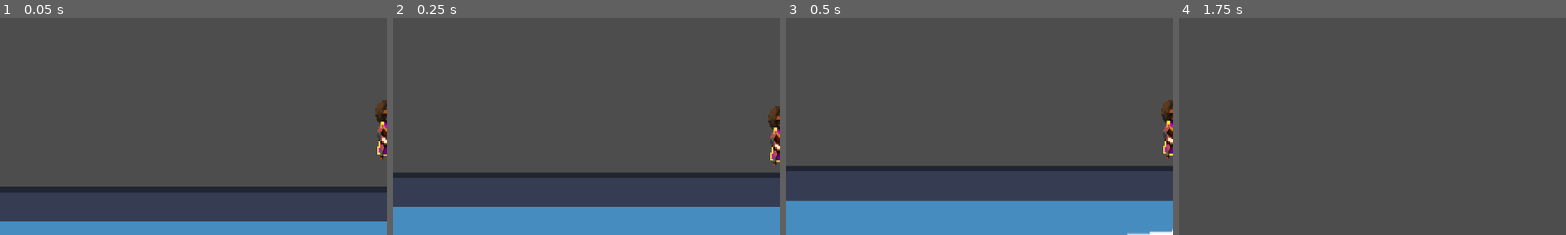
Above: before the commit, frames 1-4 (left to right).
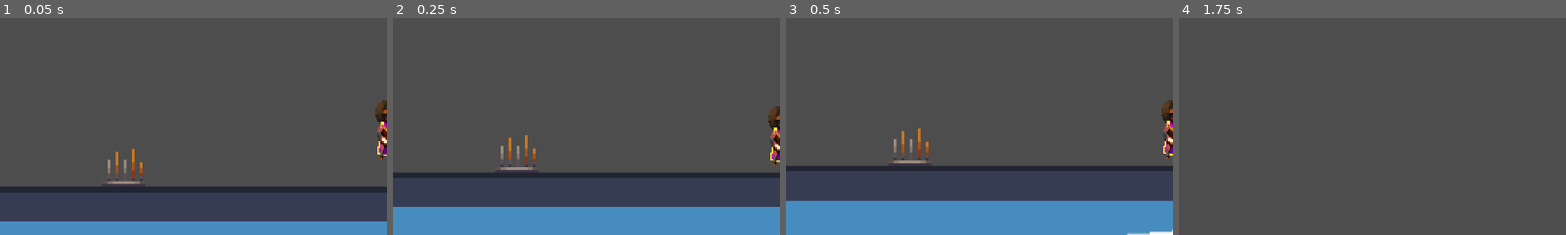
Above: after the commit, the same moments.

Repository: The-E21/TempleExploreDurhack24
Game: Godot game, scene res://Testing/TestE.tscn
Two runs of this game, one before a commit and one after it. Both use one fixed random seed, a clock stepped at 60 frames per second and the inputs below. This scene is started directly instead of the project's main scene. The engine's default icon, where the game draws it, is replaced by a stand-in: a white triangle on a blue panel in a dark square.
Inputs:
- Up to frame 1 (0.05 s): no input
- Up to frame 2 (0.25 s): no input
- Up to frame 3 (0.5 s): no input
- Up to frame 4 (1.75 s): hold E (interact) 0.53-1.28 s; hold D (move_right) from 0.53 s (still down); tap Space (jump) at 0.77, 1.52 s; tap E (interact) at 1.35 s
The pictures show only the part of the screen within x 0-50%, y 50-100%; the shares and areas given below are measured in that part.

The runs differ from the first frame. In frame 1, 0.4% of the frame differs, in the area x 27-37%, y 60-77%; in frame 2, 0.4%, in the area x 27-37%, y 54-71%; in frame 3, 0.4%; in frame 4, nothing differs.

Commit message:
Boxes now activate pressure plates

Diff:
--- a/Scenes/pressure_plate.tscn
+++ b/Scenes/pressure_plate.tscn
@@ -12,7 +12,7 @@
 
 [node name="Pressure Plate" type="Area2D"]
 collision_layer = 4
-collision_mask = 2
+collision_mask = 10
 script = ExtResource("1_jfwbu")
 
 [node name="Sprite2D" type="Sprite2D" parent="."]
--- a/Scripts/playerscript.gd
+++ b/Scripts/playerscript.gd
@@ -135,6 +135,7 @@
 	inventory.append(id)
 
 
+#The following three functions are for testing only
 func _on_pressure_plate_press(id):
 	print("Activated pressure plate " + str(id))
 
--- a/Scripts/pressure_plate.gd
+++ b/Scripts/pressure_plate.gd
@@ -4,9 +4,14 @@
 signal unpress(id)
 
 @export var id : int
+var pressCount : int = 0
 
 func _on_body_entered(body):
-	press.emit(id)
+	if(pressCount == 0):
+		press.emit(id)
+	pressCount += 1
 
 func _on_body_exited(body):
-	unpress.emit(id)
+	pressCount -= 1
+	if(pressCount == 0):
+		unpress.emit(id)
--- a/Testing/TestE.tscn
+++ b/Testing/TestE.tscn
@@ -1,8 +1,9 @@
-[gd_scene load_steps=5 format=3 uid="uid://fjiknldj7ami"]
+[gd_scene load_steps=6 format=3 uid="uid://fjiknldj7ami"]
 
 [ext_resource type="Texture2D" uid="uid://cmjfqsloifams" path="res://Assets/icon.svg" id="1_rxn5a"]
 [ext_resource type="PackedScene" uid="uid://cmvm3tmon2yir" path="res://Scenes/player.tscn" id="2_rxdl1"]
 [ext_resource type="PackedScene" uid="uid://dycx8f1qsbpmp" path="res://Scenes/Crate.tscn" id="3_8jagc"]
+[ext_resource type="PackedScene" uid="uid://cm3rax2fiu817" path="res://Scenes/pressure_plate.tscn" id="4_7efh7"]
 
 [sub_resource type="RectangleShape2D" id="RectangleShape2D_gm30x"]
 size = Vector2(1082.34, 69.1071)
@@ -26,3 +27,9 @@
 
 [node name="Crate" parent="." instance=ExtResource("3_8jagc")]
 position = Vector2(99, 146)
+
+[node name="Pressure Plate" parent="." instance=ExtResource("4_7efh7")]
+position = Vector2(-40, 174)
+
+[connection signal="press" from="Pressure Plate" to="Player" method="_on_pressure_plate_press"]
+[connection signal="unpress" from="Pressure Plate" to="Player" method="_on_pressure_plate_unpress"]
